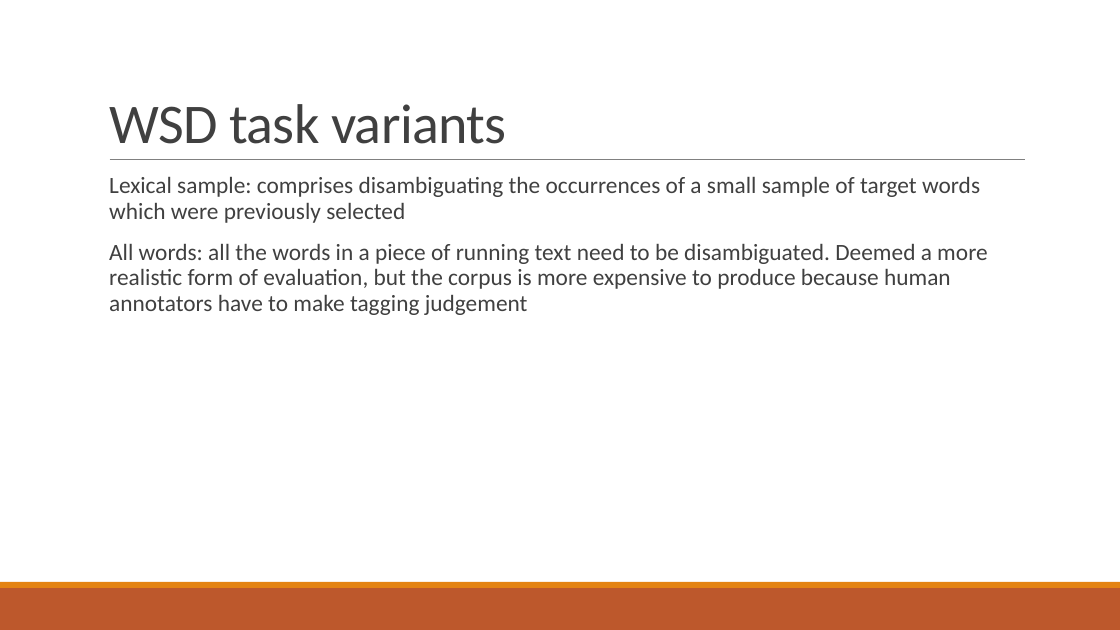
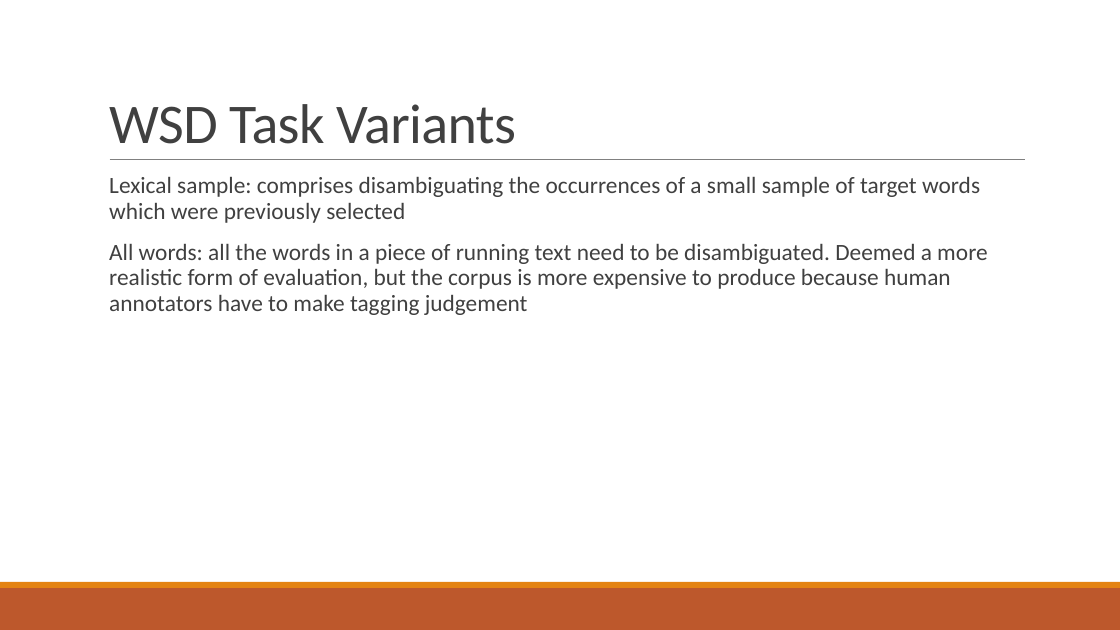
Before and after one commit to vbigmouse/SemEval, a slide deck: slide 2 of Word-sense disambiguation.pptx. Drawn at 1120x630 pixels with LibreOffice and Linux fonts; fonts in the diff are those of the drawing. Boxes give left, top, right and bottom in pixels: in the first picture for what was removed or moved away, otherwise in the second. Text is boxed around its words. In the diff, an @@ line names an element or a change of style, - is before the commit and + after.

```diff
--- a/Word-sense disambiguation.pptx
+++ b/Word-sense disambiguation.pptx
@@ title at (109, 104, 516, 144): text changed @@
-WSD task variants
+WSD Task Variants
```
Also in this commit, not shown: 2 other slides changed, 1 slide removed.
